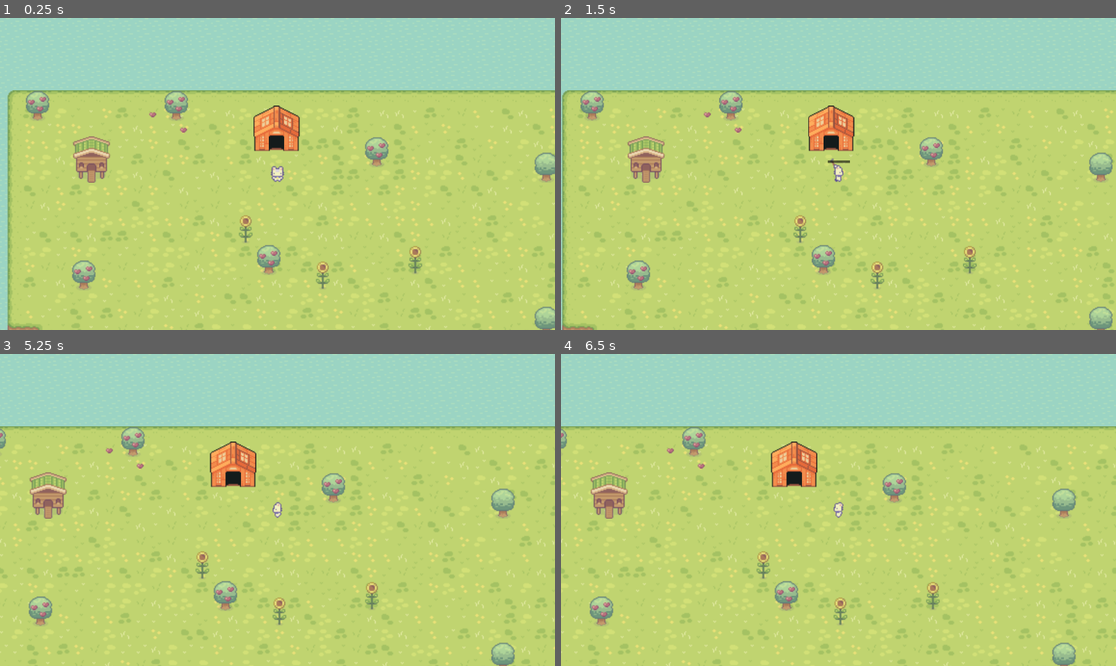
Above: before the commit, frames 1-4 (two rows, left to right).
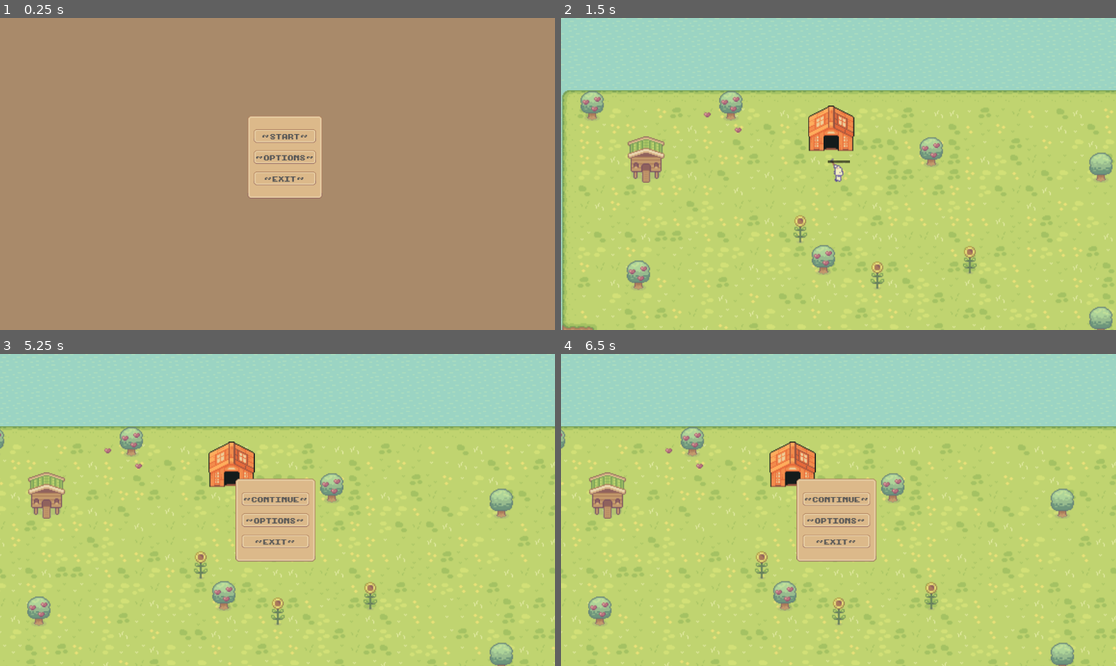
Above: after the commit, the same moments.

Repository: imlana21/top-down-game2
Game: Godot game, scene res://scene/menu/main/main.tscn
The game is run twice, just before and just after one commit, with the same random seed, the same clock (stepped at 60 frames per second) and the same inputs. Before the commit the project starts from res://scene/rooms/world.tscn.
Inputs (mouse positions are in pixels of both pictures, inside the frame that each line leads up to):
- Up to frame 1 (0.25 s): no input
- Up to frame 2 (1.5 s): click (844, 136) at 0.5 s, where only the run after the commit has a clickable "~ START ~"; tap Enter at 1.25 s; move the mouse to (960, 158) at 1.27 s; hold D (walk_right) from 1.28 s (still down); click (960, 158) at 1.35 s
- Up to frame 3 (5.25 s): move the mouse to (166, 525) at 2.02 s; release D (walk_right) at 2.03 s; hold S (walk_down) 2.03-2.78 s; click (166, 525) at 2.1 s; move the mouse to (333, 441) at 2.77 s; hold D (walk_right) 2.78-3.53 s; click (333, 441) at 2.85 s; move the mouse to (249, 572) at 3.52 s; hold W (walk_up) 3.53-4.28 s; click (249, 572) at 3.6 s; move the mouse to (444, 556) at 4.27 s; hold A (walk_left) 4.28-5 s; click (444, 556) at 4.35 s; tap Escape (pause) at 4.9 s; click "~ CONTINUE ~" at 5 s
- Up to frame 4 (6.5 s): click (838, 497) at 5.75 s, where only the run after the commit has a clickable "~ CONTINUE ~"

The runs differ from the first frame. In frame 1, 99% of the frame differs, in the area x 0-100%, y 0-100%; in frame 2, nothing differs; in frame 3, 7.6%; in frame 4, 7.6%.

Commit message:
Update room scenen

Diff:
--- a/project.godot
+++ b/project.godot
@@ -11,7 +11,7 @@
 [application]
 
 config/name="Project 2"
-run/main_scene="res://scene/rooms/world.tscn"
+run/main_scene="res://scene/menu/main/main.tscn"
 config/features=PackedStringArray("4.2", "GL Compatibility")
 config/icon="res://icon.svg"
 
--- a/scene/menu/pause/pause.tscn
+++ b/scene/menu/pause/pause.tscn
@@ -10,6 +10,7 @@
 
 [node name="Pause" type="Control"]
 layout_mode = 3
+anchors_preset = 0
 script = ExtResource("1_gvii7")
 
 [node name="MarginContainer2" type="MarginContainer" parent="."]
--- a/scene/rooms/world.tscn
+++ b/scene/rooms/world.tscn
@@ -2530,14 +2530,9 @@
 
 [node name="Pause" parent="." instance=ExtResource("12_0alcc")]
 process_mode = 2
-anchors_preset = -1
 anchor_left = 0.5
 anchor_right = 0.5
 anchor_bottom = 0.5
-offset_left = 0.0
-offset_top = 0.0
-offset_right = 0.0
-offset_bottom = 0.0
 grow_horizontal = 2
 grow_vertical = 2
 scale = Vector2(0.5, 0.5)
--- a/scene/scene_manager.gd
+++ b/scene/scene_manager.gd
@@ -10,7 +10,6 @@
 	next_scene.connect("change_scene", _on_change_scene)
 	current_scene = current
 	anim_trans.play("fade_in")
-	print(next_scene)
 
 func _on_animation_transition_finished(anim_name):
 	match anim_name:
